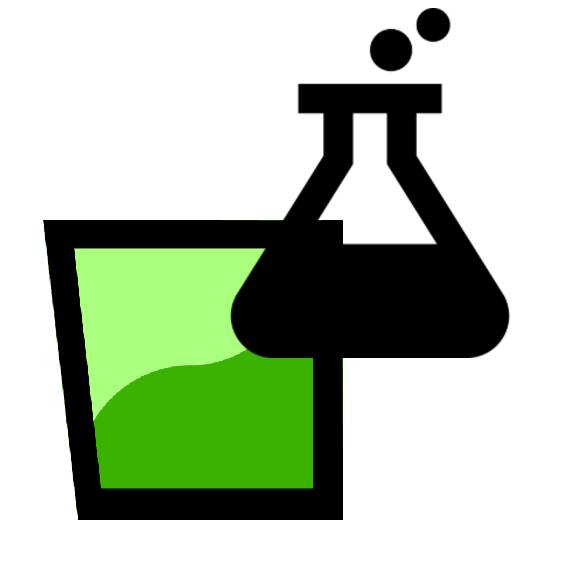
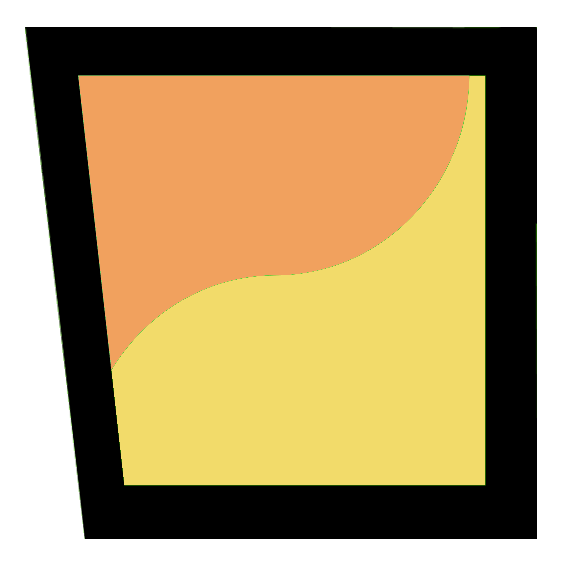
Before/after of a 563px x 567px layered artwork. What changed in the layer stack:
hid "flask.png" over [229, 8, 511, 358]
hid "paddock-offset" over [43, 220, 343, 520]
added layer "land-type" above "waterpoint" over [25, 27, 537, 539]
